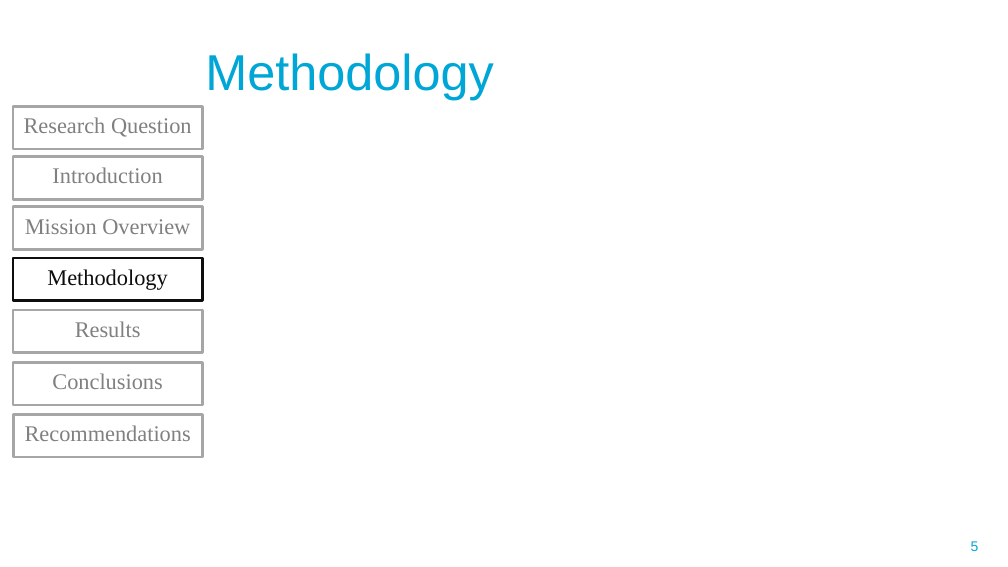
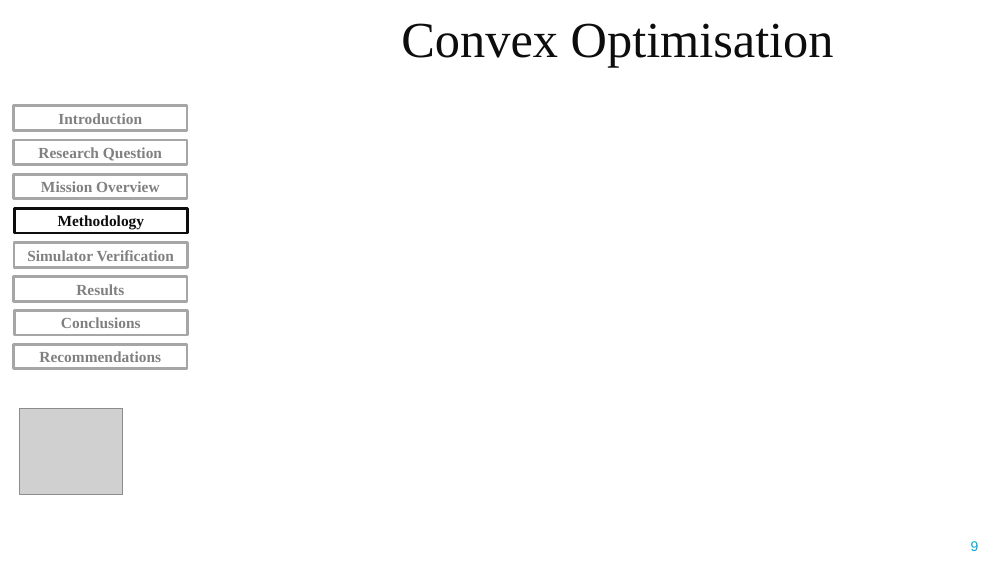
Before and after one commit to ShriyaH/Thesis, a slide deck: slide 9 of defense_presentation.pptx (slide 5 before the commit). Drawn at 1008x567 pixels with LibreOffice and Linux fonts; fonts in the diff are those of the drawing; grey boxes stand for pictures; background and template pictures are left out. Boxes give left, top, right and bottom in pixels: in the first picture for what was removed or moved away, otherwise in the second. Text is boxed around its words. In the diff, an @@ line names an element or a change of style, - is before the commit and + after.

```diff
--- a/defense_presentation.pptx
+++ b/defense_presentation.pptx
@@ text added at <box>401,23,834,68</box>, 36 pt, text #0D0D0D @@
+Convex Optimisation
@@ title removed at <box>205,53,493,99</box> @@
-Methodology
@@ rectangle "Introduction": place and size @@
-rectangle "Introduction" at <box>13,156,203,200</box>
+rectangle "Introduction" at <box>14,106,187,130</box>
@@ rectangle "Research Question": place and size @@
-rectangle "Research Question" at <box>13,106,203,149</box>
+rectangle "Research Question" at <box>14,140,187,164</box>
@@ rectangle "Mission Overview": place and size @@
-rectangle "Mission Overview" at <box>13,207,203,250</box>
+rectangle "Mission Overview" at <box>14,174,187,199</box>
@@ rectangle "Methodology": place and size @@
-rectangle "Methodology" at <box>13,258,203,301</box>
+rectangle "Methodology" at <box>14,209,187,233</box>
@@ rectangle added at <box>14,243,187,267</box>, outline #A6A6A6 2 pt, 11 pt, text #808080, bold @@
+Simulator Verification
@@ rectangle "Results": place and size @@
-rectangle "Results" at <box>13,310,203,354</box>
+rectangle "Results" at <box>14,277,187,301</box>
@@ rectangle "Conclusions": place and size @@
-rectangle "Conclusions" at <box>13,362,203,405</box>
+rectangle "Conclusions" at <box>14,310,187,335</box>
@@ size 16 to 11 pt, bold on; less space between paragraphs; vertical alignment top to middle in 7 elements at <box>14,140,187,164</box>, <box>14,174,187,199</box>, <box>14,277,187,301</box>, <box>14,209,187,233</box>, <box>14,106,187,130</box>, <box>14,310,187,335</box>, <box>14,344,187,368</box> @@
@@ rectangle "Recommendations": place and size @@
-rectangle "Recommendations" at <box>13,414,203,458</box>
+rectangle "Recommendations" at <box>14,344,187,368</box>
@@ picture added at <box>20,408,123,494</box> @@
@@ page number at <box>971,541,979,551</box>: text changed @@
-5
+9
```
Also in this commit, not shown: 8 other slides changed, 22 slides added, 26 slides removed, 3 other files.
